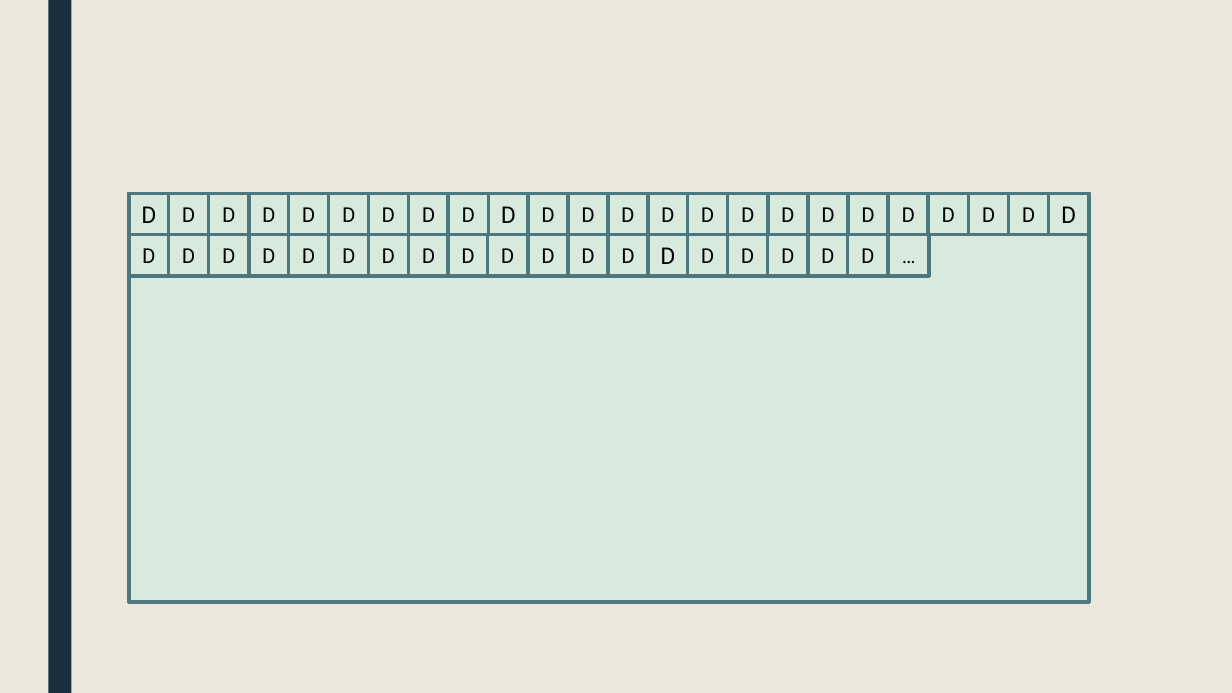
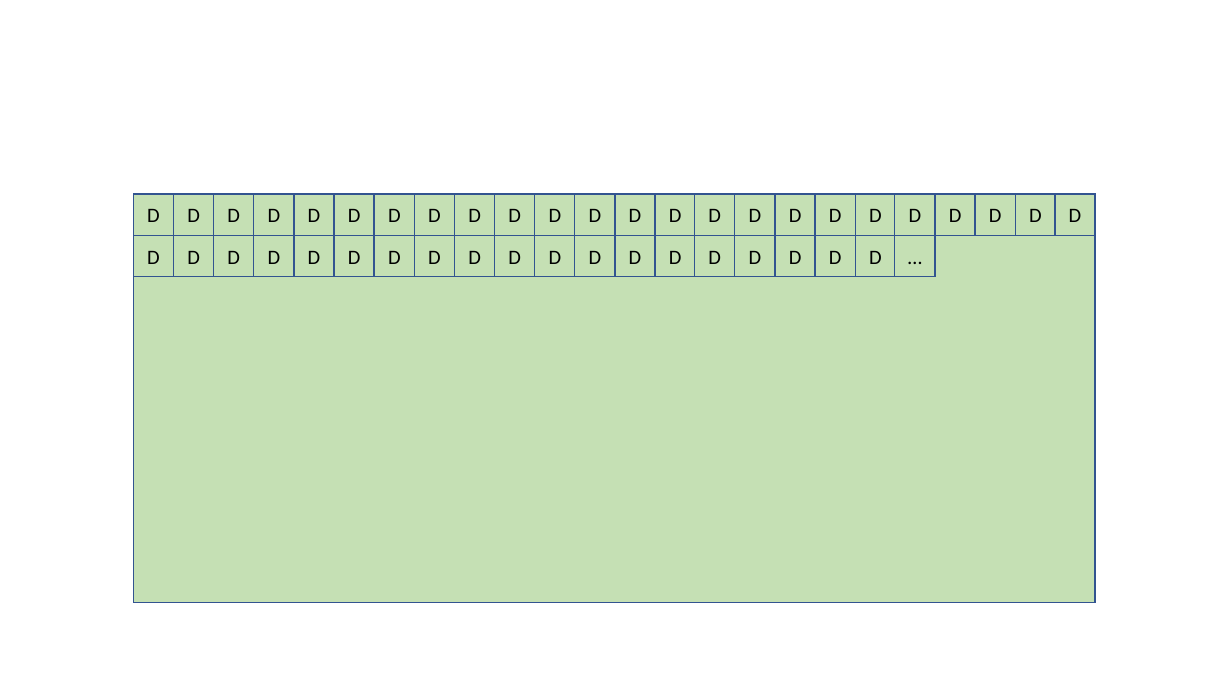
Before and after one commit to snaphat/phd_aaron_landwehr, a slide deck: slide 1 of fig/classic_video.pptx. Drawn at 1232x693 pixels with LibreOffice and Linux fonts; fonts in the diff are those of the drawing. Boxes give left, top, right and bottom in pixels: in the first picture for what was removed or moved away, otherwise in the second. Text is boxed around its words. In the diff, an @@ line names an element or a change of style, - is before the commit and + after.

```diff
--- a/fig/classic_video.pptx
+++ b/fig/classic_video.pptx
@@ background #EBE7DD to #FFFFFF @@
@@ rectangle removed at (48, 0, 71, 693) @@
@@ rectangle at (133, 194, 1095, 603): fill #D8E9DE to #C5E0B4; outline #4E777F 2.75 pt to #325491 1 pt @@
@@ size 18 to 16 pt, font Roboto to Calibri; fill #D8E9DE to #C5E0B4; outline #4E777F 2.75 pt to #325491 1 pt in 4 elements at (133, 194, 173, 236), (494, 194, 534, 236), (1055, 194, 1095, 236), (655, 236, 695, 277) @@
@@ 6 rectangles: place and size @@
-6 rectangles at (608, 193, 1048, 276)
+6 rectangles at (616, 194, 1055, 277)
@@ 39 rectangles: place and size @@
-39 rectangles at (128, 193, 1089, 602)
+39 rectangles at (133, 194, 1095, 603)
@@ font Roboto to Calibri; fill #D8E9DE to #C5E0B4; outline #4E777F 2.75 pt to #325491 1 pt in 40 elements at (334, 194, 373, 236), (133, 236, 173, 277), (334, 236, 373, 277), (213, 194, 253, 236), (213, 236, 253, 277), (254, 236, 294, 277), (294, 236, 334, 277), (374, 236, 414, 277), (174, 194, 213, 236), (254, 194, 294, 236), (294, 194, 334, 236), (374, 194, 414, 236), (414, 194, 454, 236), (174, 236, 213, 277), (414, 236, 454, 277), (575, 194, 615, 236), (735, 194, 775, 236), (935, 194, 975, 236), (455, 236, 494, 277), (494, 236, 534, 277), (575, 236, 615, 277), (455, 194, 494, 236), (895, 194, 934, 236), (975, 194, 1015, 236), (695, 194, 735, 236), (535, 236, 575, 277), (616, 236, 655, 277), (695, 236, 735, 277), (735, 236, 775, 277), (815, 236, 855, 277), (535, 194, 575, 236), (616, 194, 655, 236), (655, 194, 695, 236), (775, 194, 815, 236), (815, 194, 855, 236), (856, 194, 896, 236), (1016, 194, 1055, 236), (775, 236, 815, 277), (856, 236, 896, 277), (895, 236, 934, 277) @@
```
Also in this commit, not shown: 13 other files.
